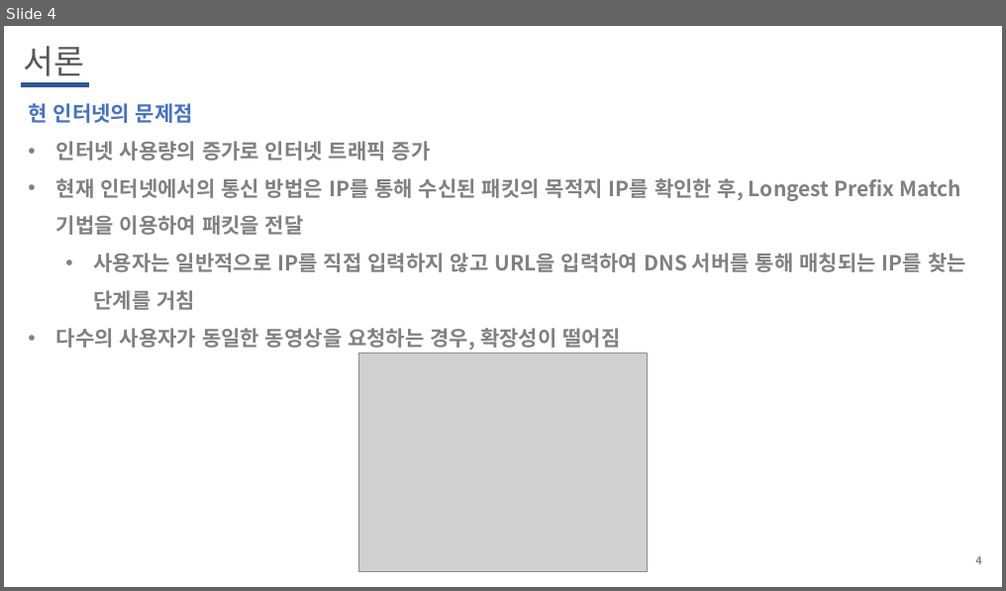
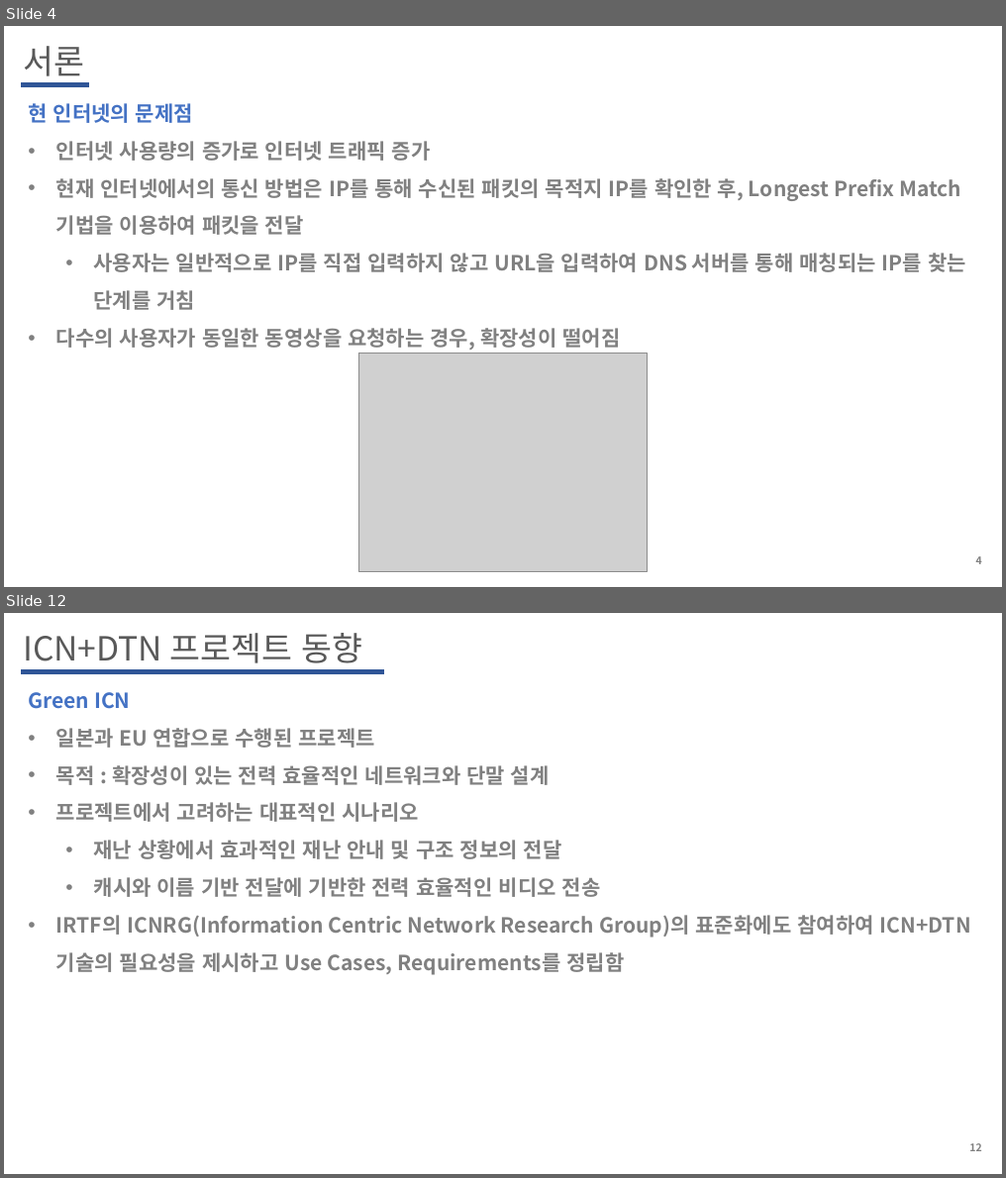
Before and after one commit to WoogiBoogi1129/ICN-NDN, a slide deck: Named-Data-Net/PPT/ICN+NDN-기술.pptx. Shown one above the other, each under a label of ours: slide 4 before the commit, slides 4 and 12 after it; the slides between them are not shown. The pictures are 1006x591 and 1006x1178 pixels, drawn with LibreOffice and Linux fonts; fonts in the diff are those of the drawing; grey boxes stand for pictures. Boxes give left, top, right and bottom in pixels: in the first picture for what was removed or moved away, otherwise in the second. Text is boxed around its words. In the diff, an @@ line names an element or a change of style, - is before the commit and + after.

```diff
--- a/Named-Data-Net/PPT/ICN+NDN-기술.pptx
+++ b/Named-Data-Net/PPT/ICN+NDN-기술.pptx
@@ slide 12 added at (x1=4, y1=613, x2=1002, y2=1174), background #FFFFFF @@
@@ text added at (x1=23, y1=633, x2=363, y2=663), 32 pt, text #595959 @@
+ICN+DTN 프로젝트 동향
@@ line added from (21, 672) to (384, 672), #2F5597 4.5 pt @@
@@ text added at (x1=28, y1=692, x2=971, y2=975), 20 pt, text #808080, bold @@
+Green ICN
+• 일본과 EU 연합으로 수행된 프로젝트
+• 목적 : 확장성이 있는 전력 효율적인 네트워크와 단말 설계
+• 프로젝트에서 고려하는 대표적인 시나리오
+  • 재난 상황에서 효과적인 재난 안내 및 구조 정보의 전달
+  • 캐시와 이름 기반 전달에 기반한 전력 효율적인 비디오 전송
+• IRTF의 ICNRG(Information Centric Network Research Group)의 표준화에도 참여하여 ICN+DTN 기술의 필요성을 제시하고 Use Cases, Requirements를 정립함
@@ page number added at (x1=969, y1=1144, x2=981, y2=1152), 10 pt, text #808080, bold @@
+12
```
Also in this commit, not shown: 2 slides changed, 9 other slides added, 1 other file.
